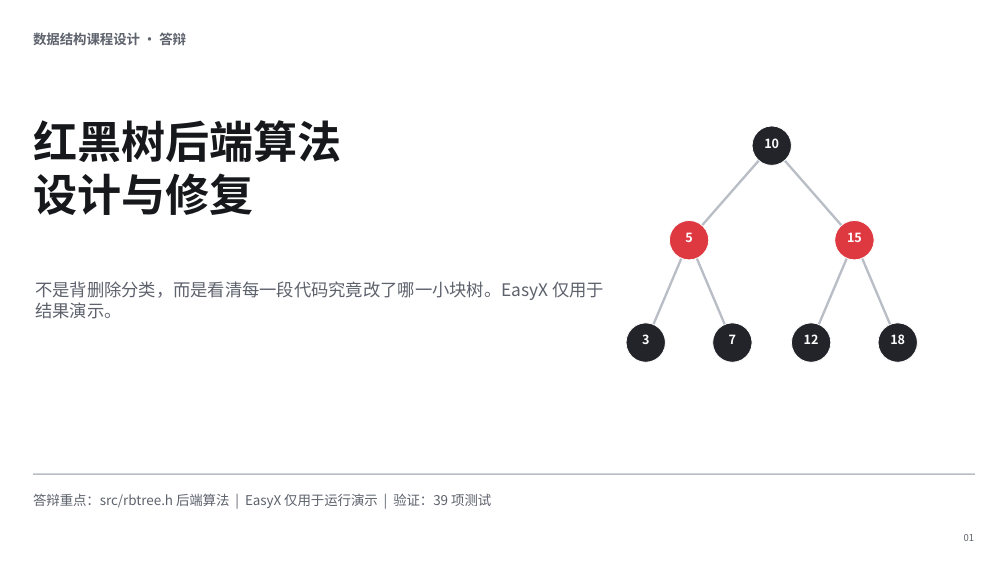
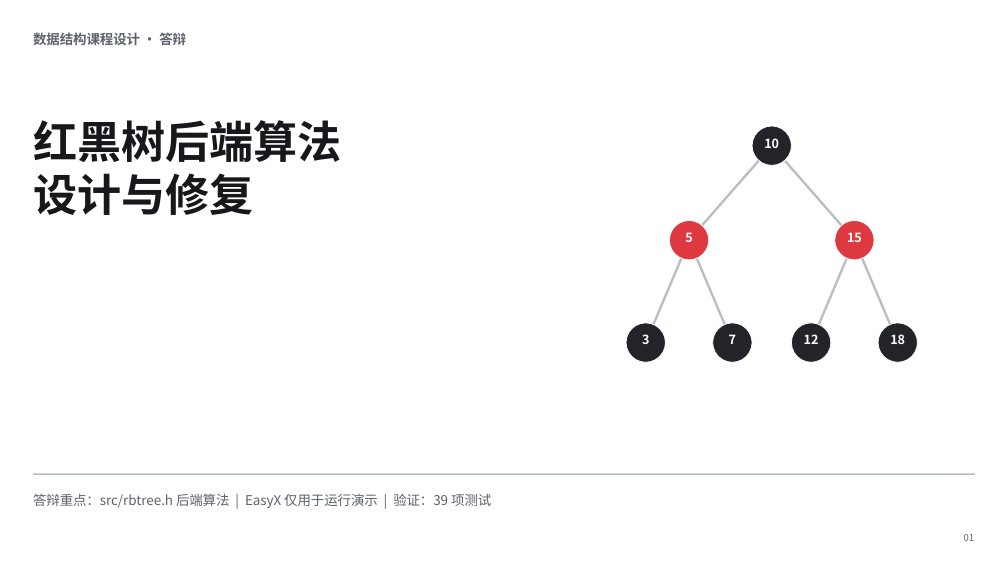
Before and after one commit to anarchycuriosity/data_structure_course_design, a slide deck: slide 1 of outputs/red_black_tree_defense.pptx. Drawn at 1008x567 pixels with LibreOffice and Linux fonts; fonts in the diff are those of the drawing. Boxes give left, top, right and bottom in pixels: in the first picture for what was removed or moved away, otherwise in the second. Text is boxed around its words. In the diff, an @@ line names an element or a change of style, - is before the commit and + after.

```diff
--- a/outputs/red_black_tree_defense.pptx
+++ b/outputs/red_black_tree_defense.pptx
@@ text removed at bbox=[35, 281, 604, 319] @@
-不是背删除分类，而是看清每一段代码究竟改了哪一小块树。EasyX 仅用于结果演示。
```
Also in this commit, not shown: 2 other slides changed, 1 slide added, 3 slides removed.
